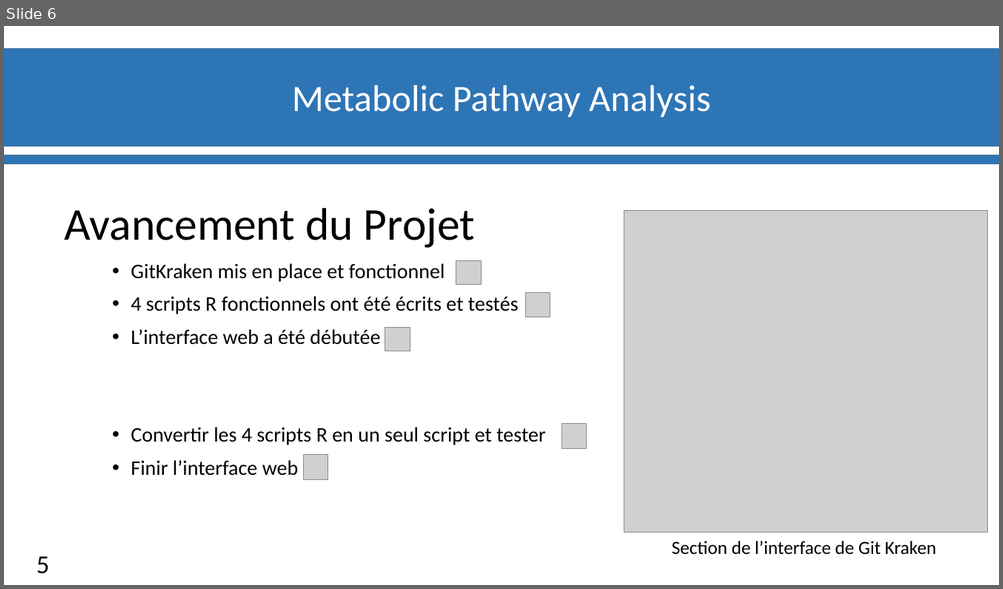
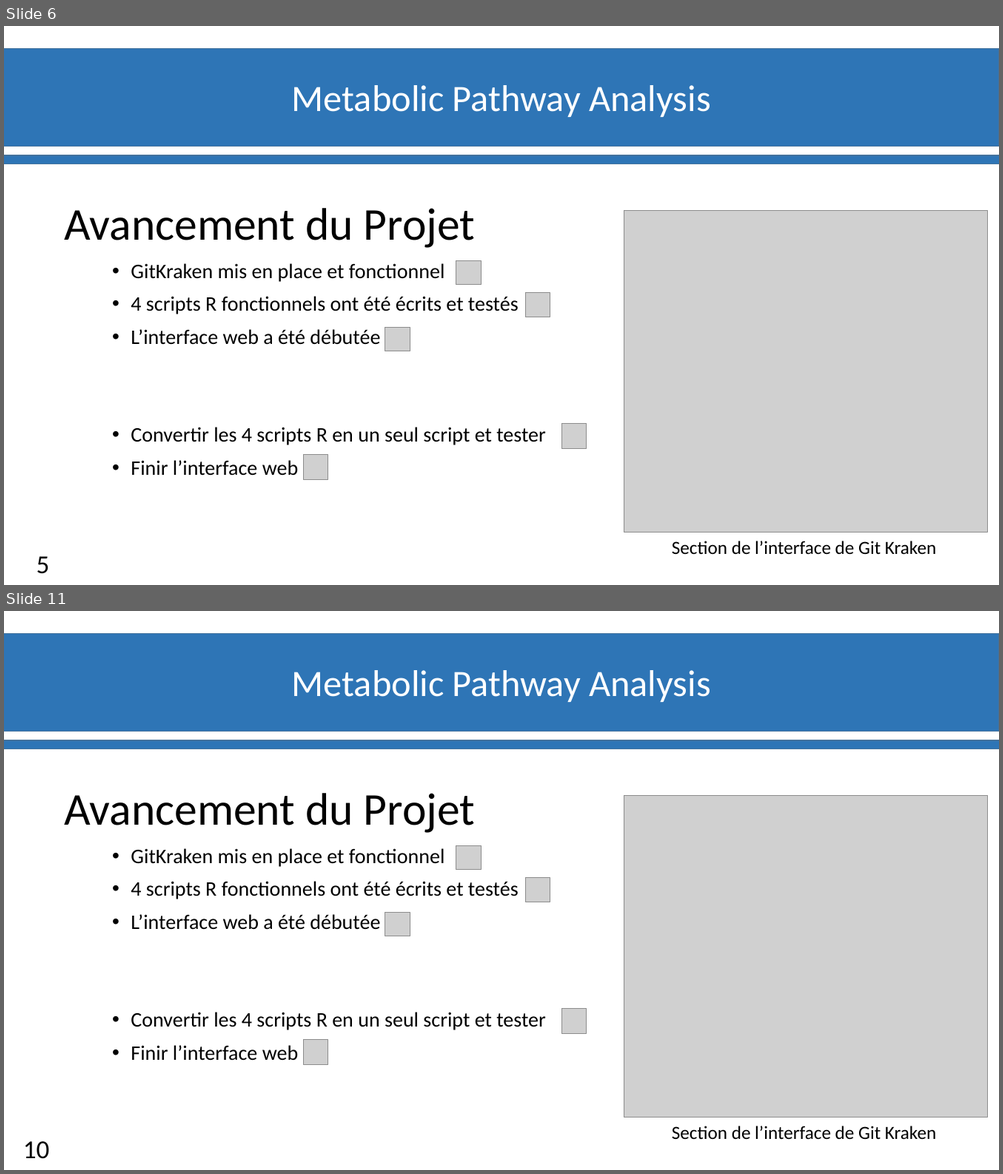
Before and after one commit to materrien/Projet-INSERM, a slide deck: Diapos_Suivit_projet.pptx. Shown one above the other, each under a label of ours: slide 6 before the commit, slides 6 and 11 after it; the slides between them are not shown. The pictures are 1003x589 and 1003x1174 pixels, drawn with LibreOffice and Linux fonts; fonts in the diff are those of the drawing; grey boxes stand for pictures; background and template pictures are left out. Boxes give left, top, right and bottom in pixels: in the first picture for what was removed or moved away, otherwise in the second. Text is boxed around its words. In the diff, an @@ line names an element or a change of style, - is before the commit and + after.

```diff
--- a/Diapos_Suivit_projet.pptx
+++ b/Diapos_Suivit_projet.pptx
@@ slide 11 added at (4, 611, 999, 1170), background #FFFFFF; not listed: 3 template elements that a slide beside it also shows @@
@@ text added at (64, 793, 475, 833), 44 pt, text #000000 @@
+Avancement du Projet
@@ picture added at (624, 795, 987, 1118) @@
@@ text added at (131, 849, 546, 1061), 20 pt, text #000000 @@
+• GitKraken mis en place et fonctionnel
+• 4 scripts R fonctionnels ont été écrits et testés
+• L’interface web a été débutée
+• Convertir les 4 scripts R en un seul script et tester
+• Finir l’interface web
@@ picture added at (456, 846, 481, 870) @@
@@ picture added at (526, 878, 550, 902) @@
@@ picture added at (385, 912, 410, 937) @@
@@ picture added at (562, 1008, 586, 1034) @@
@@ picture added at (303, 1040, 328, 1065) @@
@@ page number added at (23, 1142, 49, 1159), 25 pt, text #000000 @@
+10
@@ text added at (671, 1126, 936, 1139), 18 pt, text #000000 @@
+Section de l’interface de Git Kraken
```
Also in this commit, not shown: 4 other slides added.
